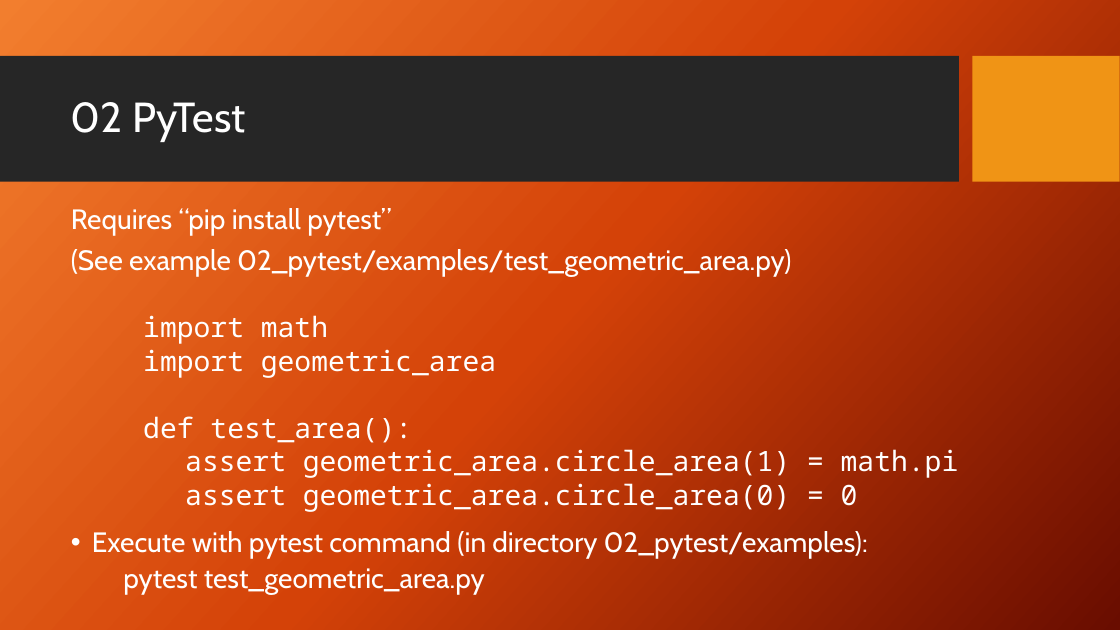
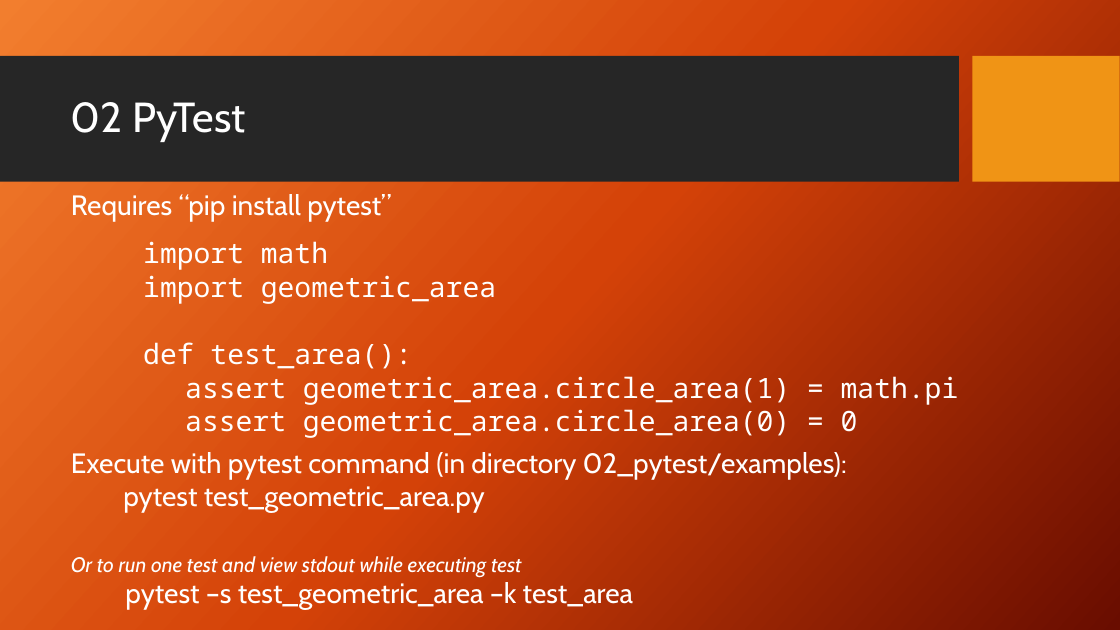
Before and after one commit to PrincetonUniversity/software_testing, a slide deck: slide 10 of UnitTestingSlides.pptx. Drawn at 1120x630 pixels with LibreOffice and Linux fonts; fonts in the diff are those of the drawing; background and template pictures are left out. Boxes give left, top, right and bottom in pixels: in the first picture for what was removed or moved away, otherwise in the second. Text is boxed around its words. In the diff, an @@ line names an element or a change of style, - is before the commit and + after.

Commit message:
add -k example

```diff
--- a/UnitTestingSlides.pptx
+++ b/UnitTestingSlides.pptx
@@ text "Requires “pip install pytest”": place and size @@
-text "Requires “pip install pytest”" at (71,208,868,595)
+text "Requires “pip install pytest”" at (71,194,847,610)
@@ text at (71,194,847,513): line spacing 0.9 to 0.8; bullet • to none @@
@@ text "import math": place and size @@
-text "import math" at (143,315,959,512)
+text "import math" at (143,241,959,438)
@@ text at (71,249,791,277): paragraph removed @@
-(See example 02_pytest/examples/test_geometric_area.py)
@@ text at (71,556,633,610): paragraphs added @@
+Or to run one test and view stdout while executing test
+  pytest –s test_geometric_area –k test_area
```
